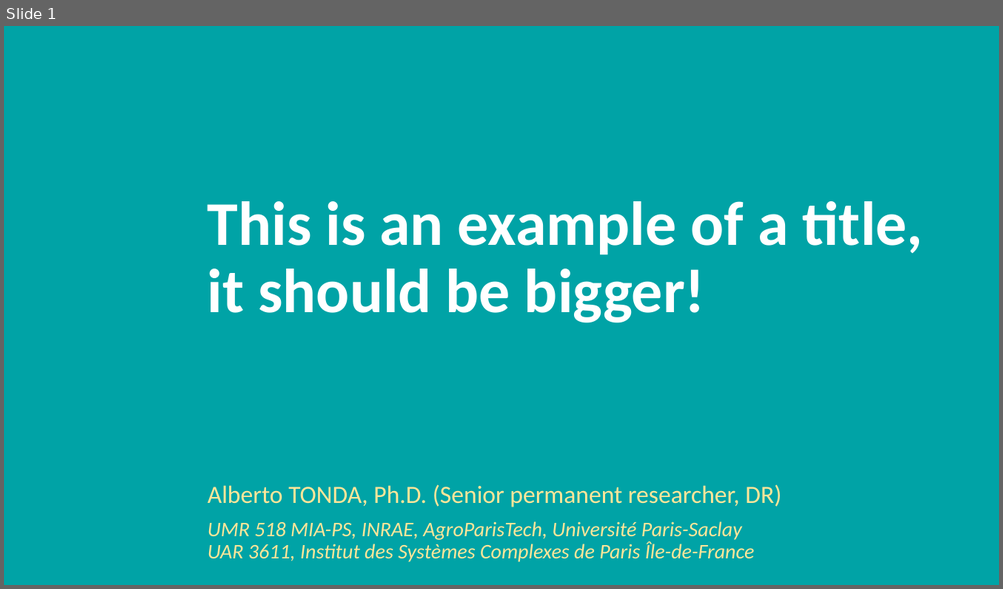
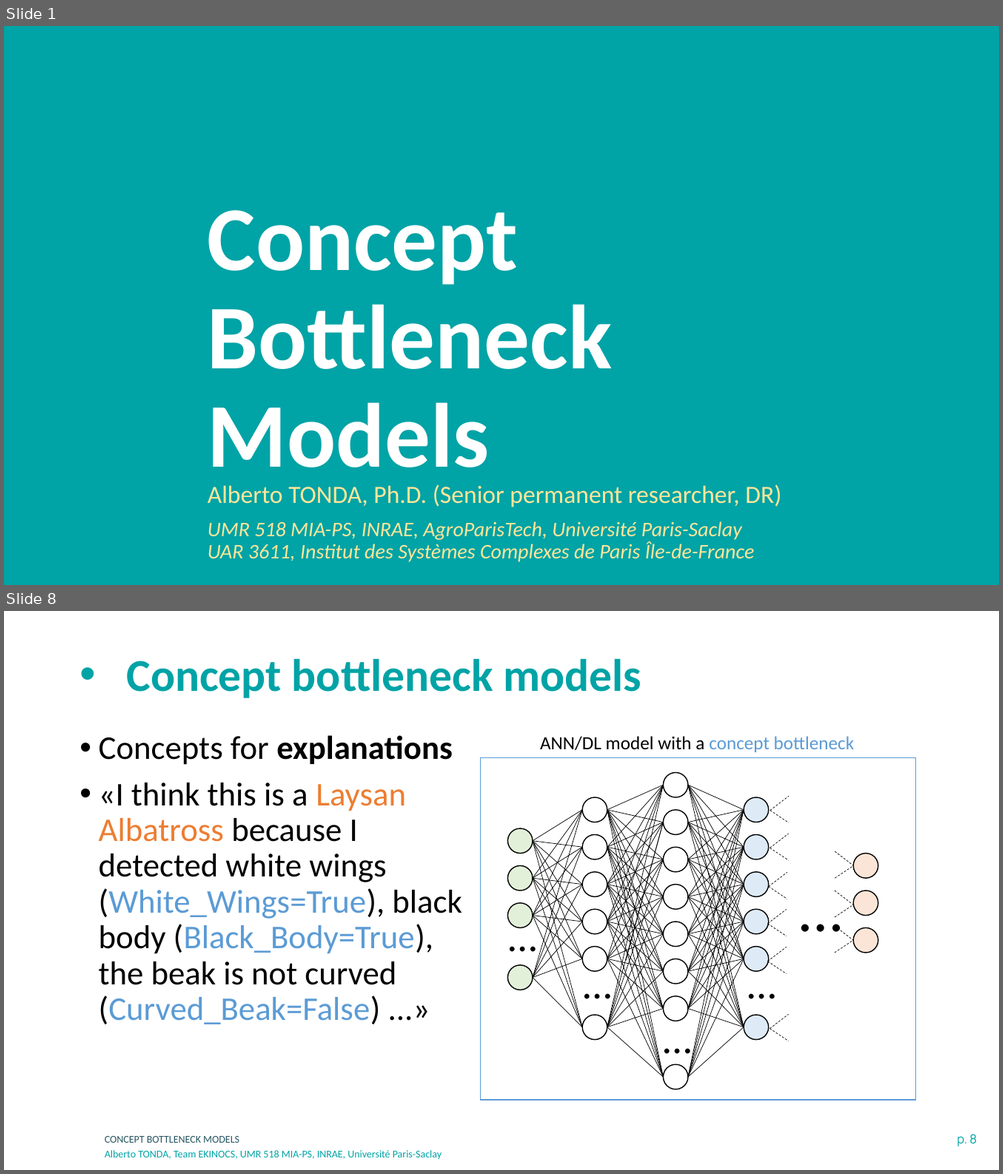
Before and after one commit to albertotonda/teaching, a slide deck: deep-learning-in-practice-with-pytorch/X-concept-bottlenecks.pptx. Shown one above the other, each under a label of ours: slide 1 before the commit, slides 1 and 8 after it; the slides between them are not shown. The pictures are 1003x589 and 1003x1174 pixels, drawn with LibreOffice and Linux fonts; fonts in the diff are those of the drawing; background and template pictures are left out. Boxes give left, top, right and bottom in pixels: in the first picture for what was removed or moved away, otherwise in the second. Text is boxed around its words. In the diff, an @@ line names an element or a change of style, - is before the commit and + after.

```diff
--- a/deep-learning-in-practice-with-pytorch/X-concept-bottlenecks.pptx
+++ b/deep-learning-in-practice-with-pytorch/X-concept-bottlenecks.pptx
@@ slide 8 added at (x1=4, y1=611, x2=999, y2=1170), background #FFFFFF @@
@@ title added at (x1=126, y1=658, x2=642, y2=698), 44 pt, text #00A3A6, bold @@
+• Concept bottleneck models
@@ text added at (x1=99, y1=735, x2=461, y2=1025), 32 pt, text #000000 @@
+• Concepts for explanations
+• «I think this is a Laysan Albatross because I detected white wings (White_Wings=True), black body (Black_Body=True), the beak is not curved (Curved_Beak=False) ...»
@@ text added at (x1=540, y1=736, x2=854, y2=752), 18 pt, text #5B9BD5 @@
+ANN/DL model with a concept bottleneck
@@ rectangle added at (x1=481, y1=758, x2=916, y2=1100), outline #5B9BD5 1 pt @@
@@ ellipse added at (x1=663, y1=773, x2=688, y2=797), fill #FFFFFF, outline #000000 1 pt @@
@@ line added from (770, 810) to (789, 796), #000000 0.5 pt dashed @@
@@ line added from (770, 810) to (789, 823), #000000 0.5 pt dashed @@
@@ line added from (769, 849) to (788, 834), #000000 0.5 pt dashed @@
@@ line added from (769, 849) to (788, 861), #000000 0.5 pt dashed @@
@@ line added from (768, 887) to (788, 873), #000000 0.5 pt dashed @@
@@ line added from (768, 887) to (788, 899), #000000 0.5 pt dashed @@
@@ line added from (767, 923) to (786, 909), #000000 0.5 pt dashed @@
@@ line added from (767, 923) to (786, 937), #000000 0.5 pt dashed @@
@@ line added from (767, 962) to (786, 948), #000000 0.5 pt dashed @@
@@ line added from (767, 962) to (786, 974), #000000 0.5 pt dashed @@
@@ group added at (x1=502, y1=785, x2=878, y2=1089): 126 lines, 26 ellipses, 5 texts @@
+…
+…
+…
+…
+…
@@ line added from (769, 1029) to (788, 1014), #000000 0.5 pt dashed @@
@@ line added from (769, 1029) to (788, 1042), #000000 0.5 pt dashed @@
@@ text added at (x1=105, y1=1136, x2=239, y2=1143), 10 pt, text #275662 @@
+CONCEPT BOTTLENECK MODELS
@@ page number added at (x1=956, y1=1134, x2=976, y2=1147), 12 pt, text #00A3A6 @@
+p. 8
@@ text added at (x1=105, y1=1150, x2=441, y2=1160), 10 pt, text #00A3A6 @@
+Alberto TONDA, Team EKINOCS, UMR 518 MIA-PS, INRAE, Université Paris-Saclay
@@ slide 1 changed as well @@
@@ title at (x1=208, y1=210, x2=612, y2=488): text changed; size 60 to 88 pt @@
-This is an example of a title, it should be bigger!
+Concept Bottleneck
+Models
```
Also in this commit, not shown: 53 other slides added, 1 slide removed, 17 other files.
